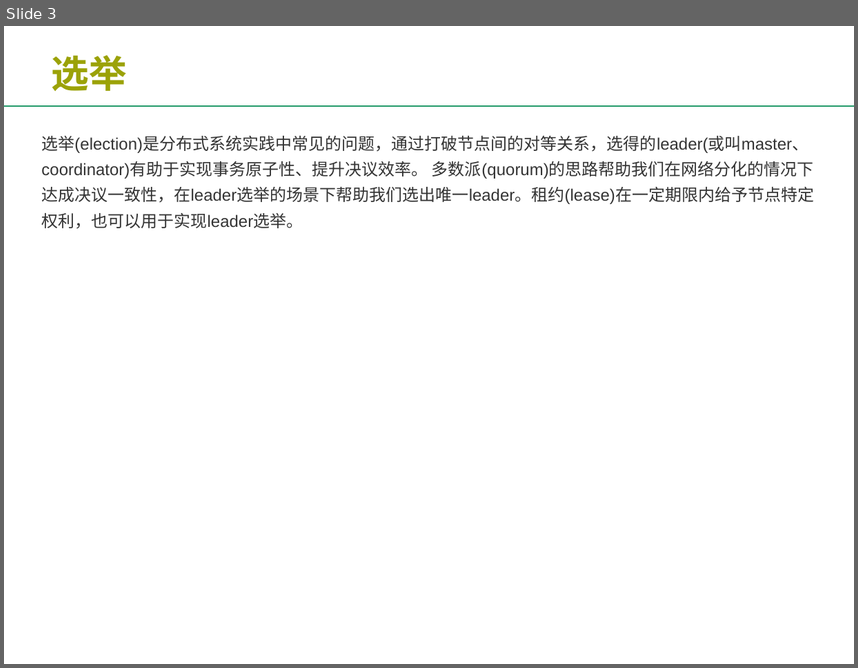
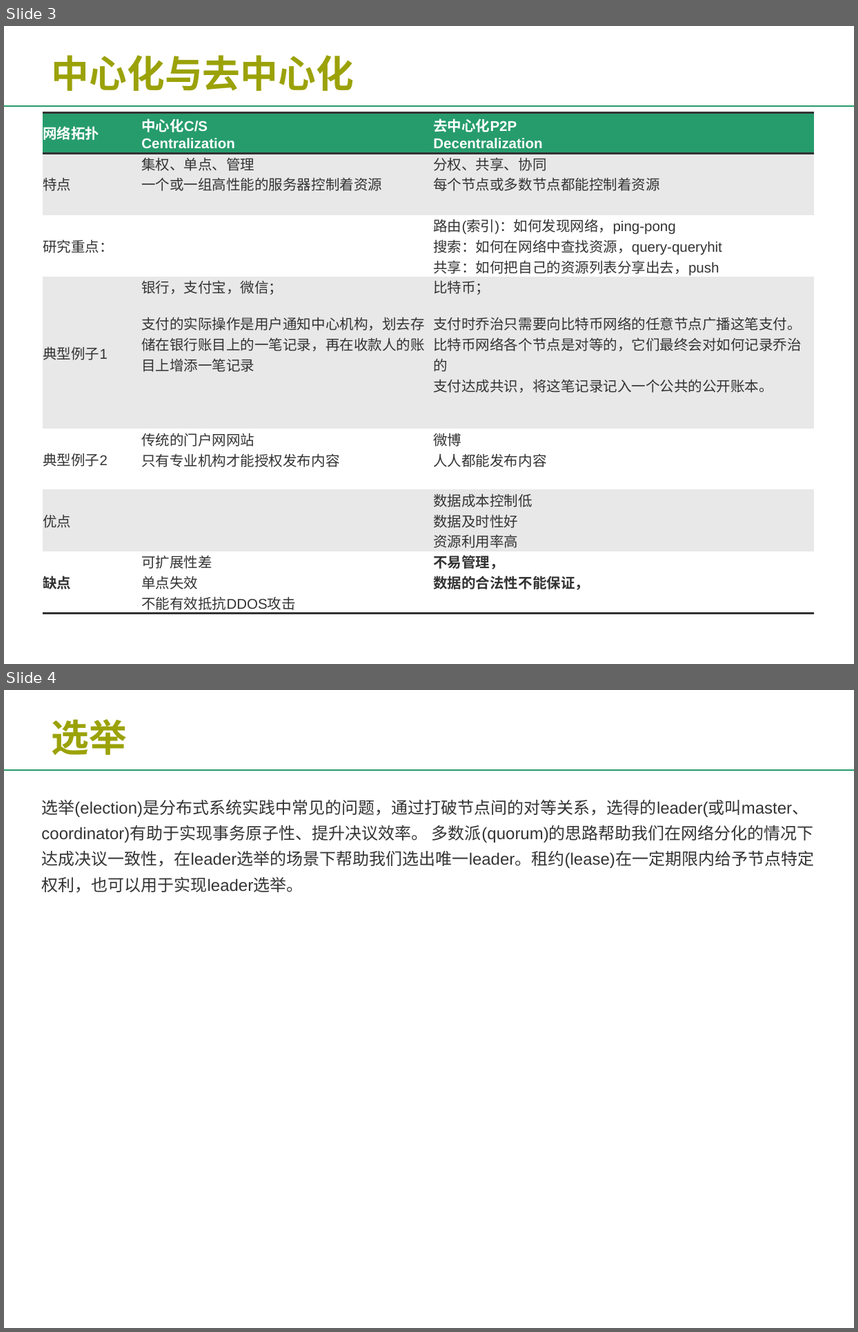
Before and after one commit to changshoumeng/me, a slide deck: 第八篇_分布式系统.pptx. Shown one above the other, each under a label of ours: slide 3 before the commit, slides 3 and 4 after it. The pictures are 858x668 and 858x1332 pixels, drawn with LibreOffice and Linux fonts; fonts in the diff are those of the drawing; background and template pictures are left out. Boxes give left, top, right and bottom in pixels: in the first picture for what was removed or moved away, otherwise in the second. Text is boxed around its words. In the diff, an @@ line names an element or a change of style, - is before the commit and + after.

```diff
--- a/第八篇_分布式系统.pptx
+++ b/第八篇_分布式系统.pptx
@@ slide 3 added at (4,26,854,664), background picture (left out); not listed: 2 template elements that a slide beside it also shows @@
@@ title added at (52,55,354,91), 32 pt, text gradient #D09600 to #9BA208 to #269C6C, bold @@
+中心化与去中心化
@@ table added at (43,113,813,612), 7 rows, 3 columns @@
+网络拓扑 | 中心化C/S / Centralization | 去中心化P2P / Decentralization
+特点 | 集权、单点、管理 / 一个或一组高性能的服务器控制着资源 | 分权、共享、协同 / 每个节点或多数节点都能控制着资源
+研究重点： |  | 路由(索引)：如何发现网络，ping-pong / 搜索：如何在网络中查找资源，query-queryhit / 共享：如何把自己的资源列表分享出去，push
+典型例子1 | 银行，支付宝，微信； / 支付的实际操作是用户通知中心机构，划去存储在银行账目上的一笔记录，再在收款人的账目上增添一笔记录 | 比特币； / 支付时乔治只需要向比特币网络的任意节点广播这笔支付。 / 比特币网络各个节点是对等的，它们最终会对如何记录乔治的 / 支付达成共识，将这笔记录记入一个公共的公开账本。
+典型例子2 | 传统的门户网网站 / 只有专业机构才能授权发布内容 | 微博 / 人人都能发布内容
+优点 |  | 数据成本控制低 / 数据及时性好 / 资源利用率高
+缺点 | 可扩展性差 / 单点失效 / 不能有效抵抗DDOS攻击 | 不易管理， / 数据的合法性不能保证，
@@ what was slide 3 is now slide 4 @@
```
Also in this commit, not shown: 1 slide changed, 1 other slide added, 1 slide removed, 4 other files.
